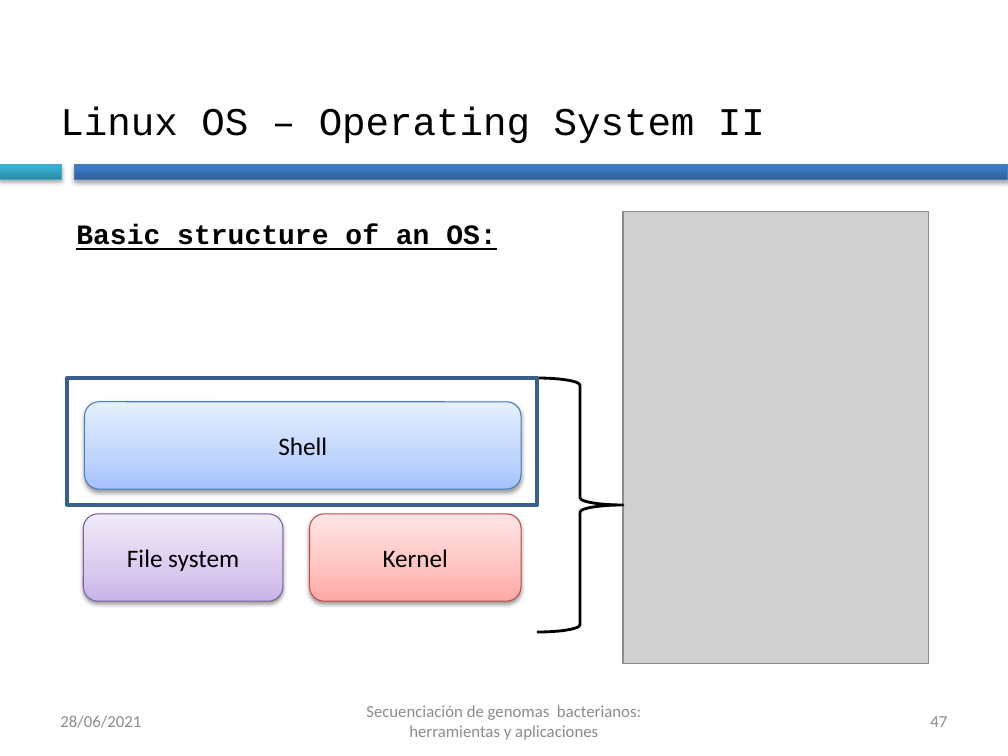
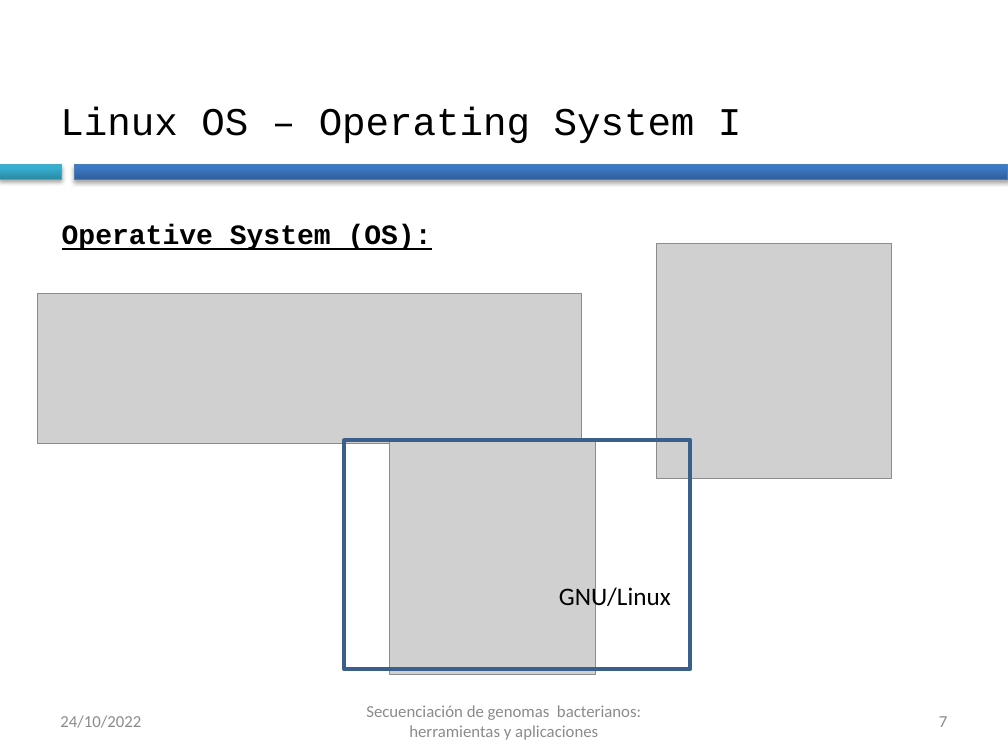
Before and after one commit to BU-ISCIII/curso_brotes_bacterianos_ngs, a slide deck: slide 7 of slides/talk2/curso_SeqGenBac_session1.2_linux.pptx (slide 47 before the commit). Drawn at 1008x756 pixels with LibreOffice and Linux fonts; fonts in the diff are those of the drawing; grey boxes stand for pictures; background and template pictures are left out. Boxes give left, top, right and bottom in pixels: in the first picture for what was removed or moved away, otherwise in the second. Text is boxed around its words. In the diff, an @@ line names an element or a change of style, - is before the commit and + after.

```diff
--- a/slides/talk2/curso_SeqGenBac_session1.2_linux.pptx
+++ b/slides/talk2/curso_SeqGenBac_session1.2_linux.pptx
@@ title at (60,107,742,143): text changed @@
-Linux OS – Operating System II
+Linux OS – Operating System I
@@ text at (62,224,432,250): text changed @@
-Basic structure of an OS:
+Operative System (OS):
@@ picture removed at (623,212,928,664) @@
@@ picture added at (657,244,892,479) @@
@@ picture added at (37,293,581,444) @@
@@ rectangle removed at (68,378,537,505) @@
@@ right brace removed at (537,378,623,632) @@
@@ rounded rectangle removed at (85,402,521,490) @@
-Shell
@@ rectangle added at (345,440,690,669), outline #3A5F8C 3 pt @@
@@ picture added at (389,440,595,674) @@
@@ rounded rectangle removed at (84,514,283,602) @@
-File system
@@ rounded rectangle removed at (309,514,521,602) @@
-Kernel
@@ text added at (559,584,671,611), 18 pt, text #000000 @@
+GNU/Linux
@@ text at (60,715,141,728): text changed @@
-28/06/2021
+24/10/2022
@@ page number at (939,716,947,727): text changed @@
-47
+7
```
Also in this commit, not shown: 57 other slides changed, 5 slides added, 1 other file.
